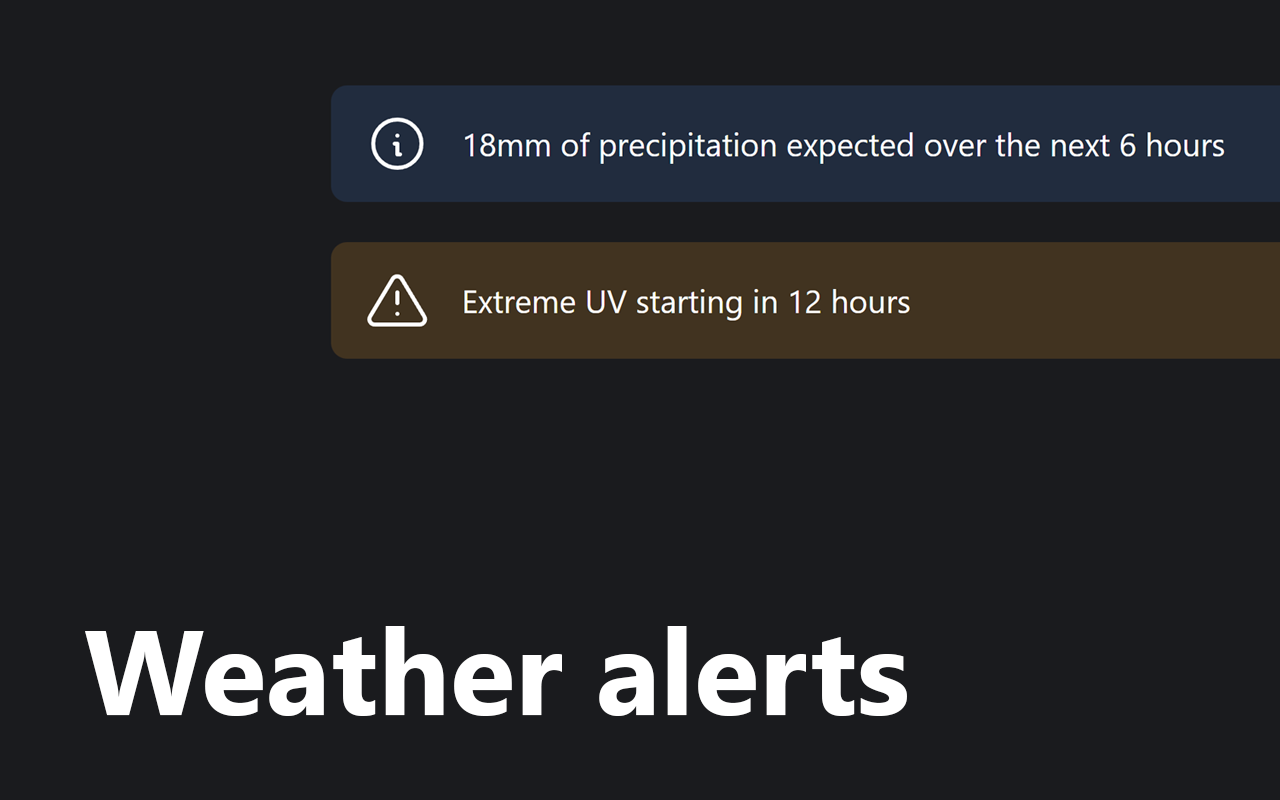
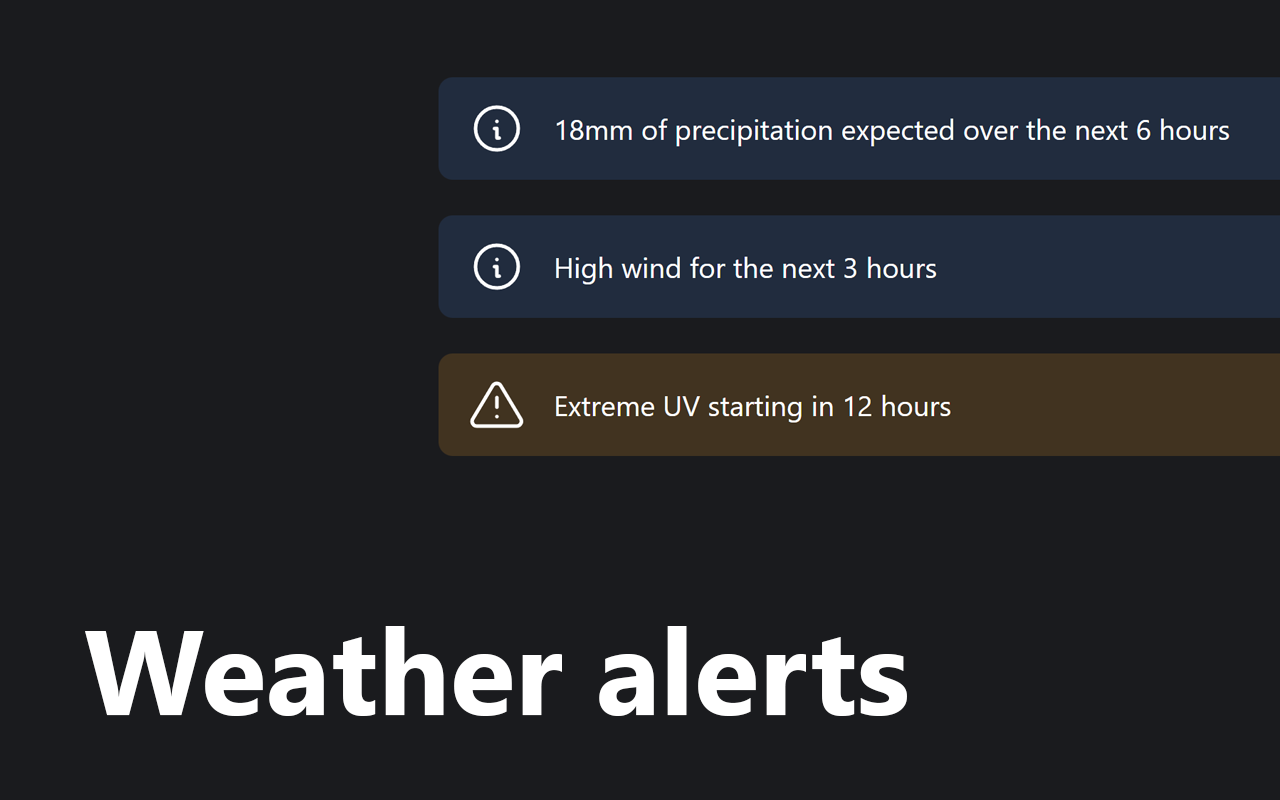
Two versions of the same layered image (1280 × 800). Layer-by-layer changes:
renamed "Layer 3" to "Layer 5", painted on it over [330, 77, 1280, 456]
